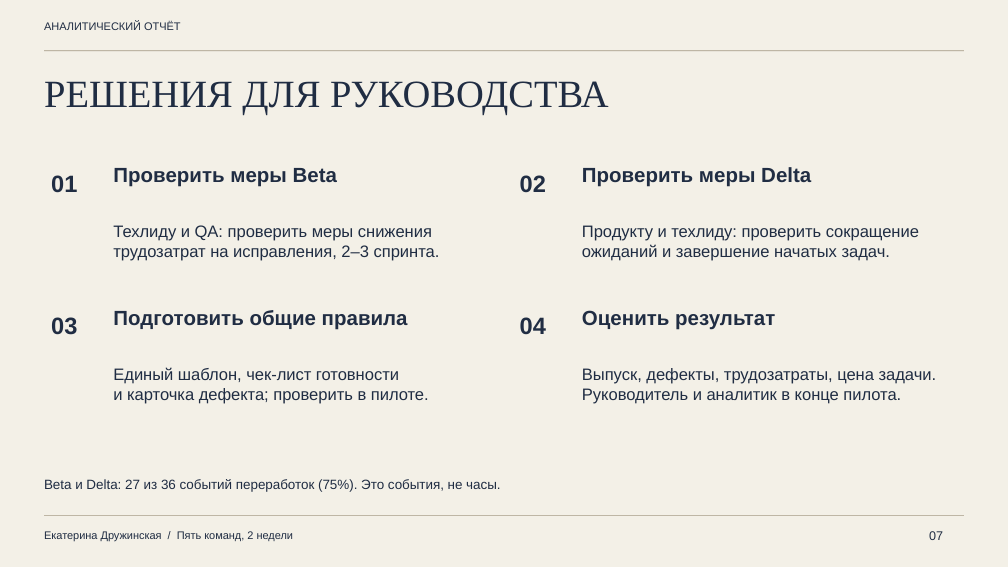
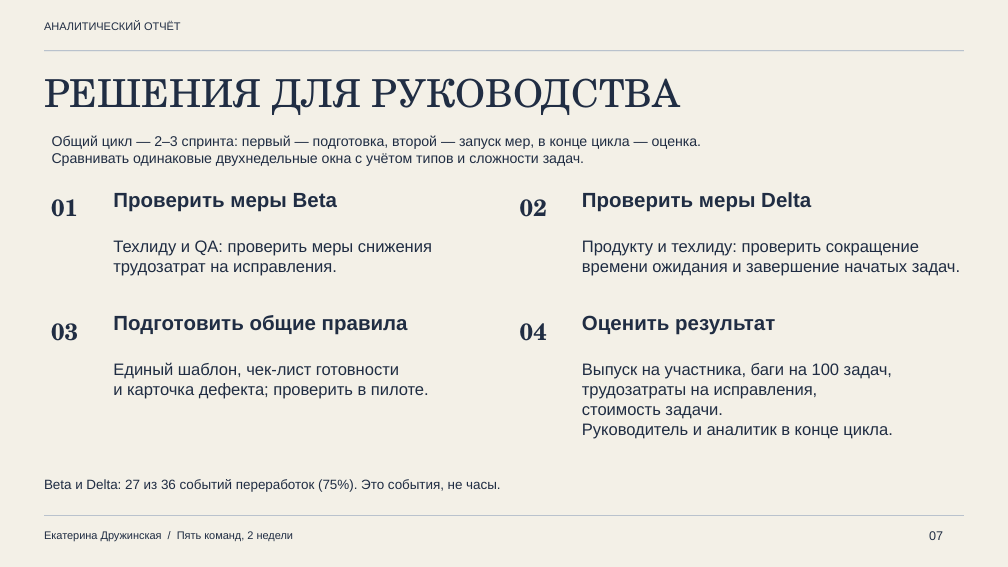
Before and after one commit to druzhinskaia/team-performance-analysis, a slide deck: slide 7 of files/02_presentation.pptx. Drawn at 1008x567 pixels with LibreOffice and Linux fonts; fonts in the diff are those of the drawing. Boxes give left, top, right and bottom in pixels: in the first picture for what was removed or moved away, otherwise in the second. Text is boxed around its words. In the diff, an @@ line names an element or a change of style, - is before the commit and + after.

Commit message:
Согласовать оформление и план пилота во всём комплекте
Применить Georgia/Arial и молочно-синюю палитру в авторских разделах. Уточнить термины, сценарий Beta и управленческий контроль; согласовать общий цикл 2–3 спринта и одинаковые двухнедельные окна. Обновить документы, PDF, веб-просмотры и ZIP. Сохранить исходные области Excel, все 140 формул и числовые результаты.

```diff
--- a/files/02_presentation.pptx
+++ b/files/02_presentation.pptx
@@ rectangle at (44,51,964,51): fill #A29783 to #9AAAC0 @@
@@ text "РЕШЕНИЯ ДЛЯ РУКОВОДСТВА" at (44,78,680,115): font Times New Roman to TeX Gyre Schola @@
@@ text added at (52,135,702,166), 13.5 pt, text #202D43 @@
+Общий цикл — 2–3 спринта: первый — подготовка, второй — запуск мер, в конце цикла — оценка.
+Сравнивать одинаковые двухнедельные окна с учётом типов и сложности задач.
@@ text "01": place and size @@
-text "01" at (51,175,77,193)
+text "01" at (51,199,78,217)
@@ text "Проверить меры Beta": place and size @@
-text "Проверить меры Beta" at (113,168,337,187)
+text "Проверить меры Beta" at (113,193,337,212)
@@ font Arial to TeX Gyre Schola in 4 elements at (51,323,78,341), (520,323,547,341), (51,199,78,217), (520,199,547,217) @@
@@ text "02": place and size @@
-text "02" at (520,175,546,192)
+text "02" at (520,199,547,217)
@@ text "Проверить меры Delta": place and size @@
-text "Проверить меры Delta" at (582,167,811,187)
+text "Проверить меры Delta" at (582,192,811,212)
@@ text "Техлиду и QA: проверить меры ...": place and size @@
-text "Техлиду и QA: проверить меры ..." at (113,225,440,261)
+text "Техлиду и QA: проверить меры ..." at (113,240,432,276)
@@ text "Продукту и техлиду: проверить сокращение": place and size @@
-text "Продукту и техлиду: проверить сокращение" at (582,225,919,261)
+text "Продукту и техлиду: проверить сокращение" at (582,240,960,276)
@@ text at (113,263,337,276): text changed @@
-трудозатрат на исправления, 2–3 спринта.
+трудозатрат на исправления.
@@ text at (582,263,960,276): text changed @@
-ожиданий и завершение начатых задач.
+времени ожидания и завершение начатых задач.
@@ text "Подготовить общие правила": place and size @@
-text "Подготовить общие правила" at (113,310,408,330)
+text "Подготовить общие правила" at (113,315,408,335)
@@ text "Оценить результат": place and size @@
-text "Оценить результат" at (582,310,775,330)
+text "Оценить результат" at (582,315,775,335)
@@ text "Единый шаблон, чек-лист готовности": place and size @@
-text "Единый шаблон, чек-лист готовности" at (113,367,429,404)
+text "Единый шаблон, чек-лист готовности" at (113,362,429,399)
@@ text at (582,363,892,439): text changed @@
-Выпуск, дефекты, трудозатраты, цена задачи.
-Руководитель и аналитик в конце пилота.
+Выпуск на участника, баги на 100 задач,
+трудозатраты на исправления,
+стоимость задачи.
+Руководитель и аналитик в конце цикла.
@@ rectangle at (44,515,964,516): fill #A29783 to #9AAAC0 @@
```
Also in this commit, not shown: 6 other slides changed, 21 other files.
